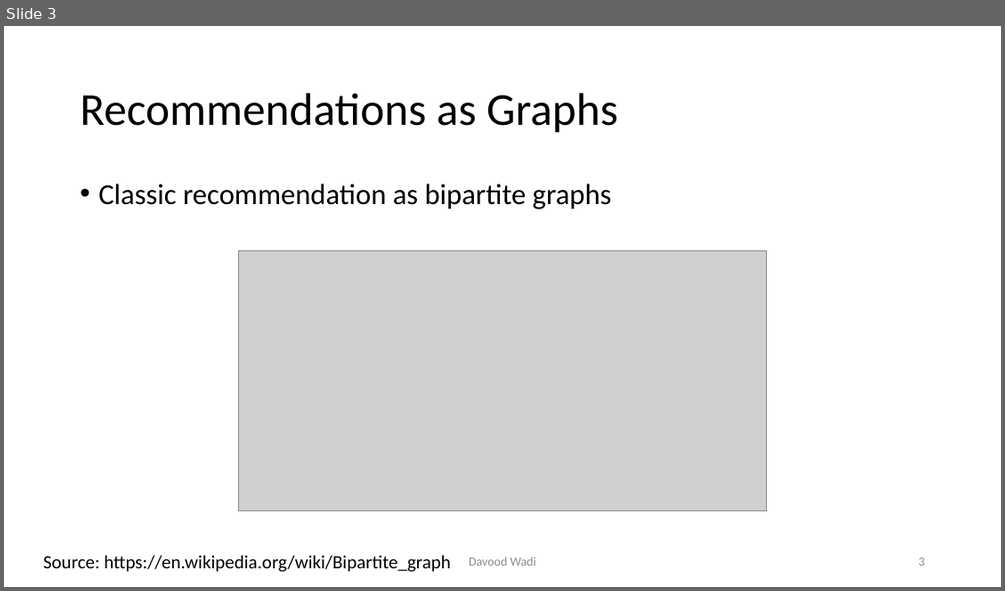
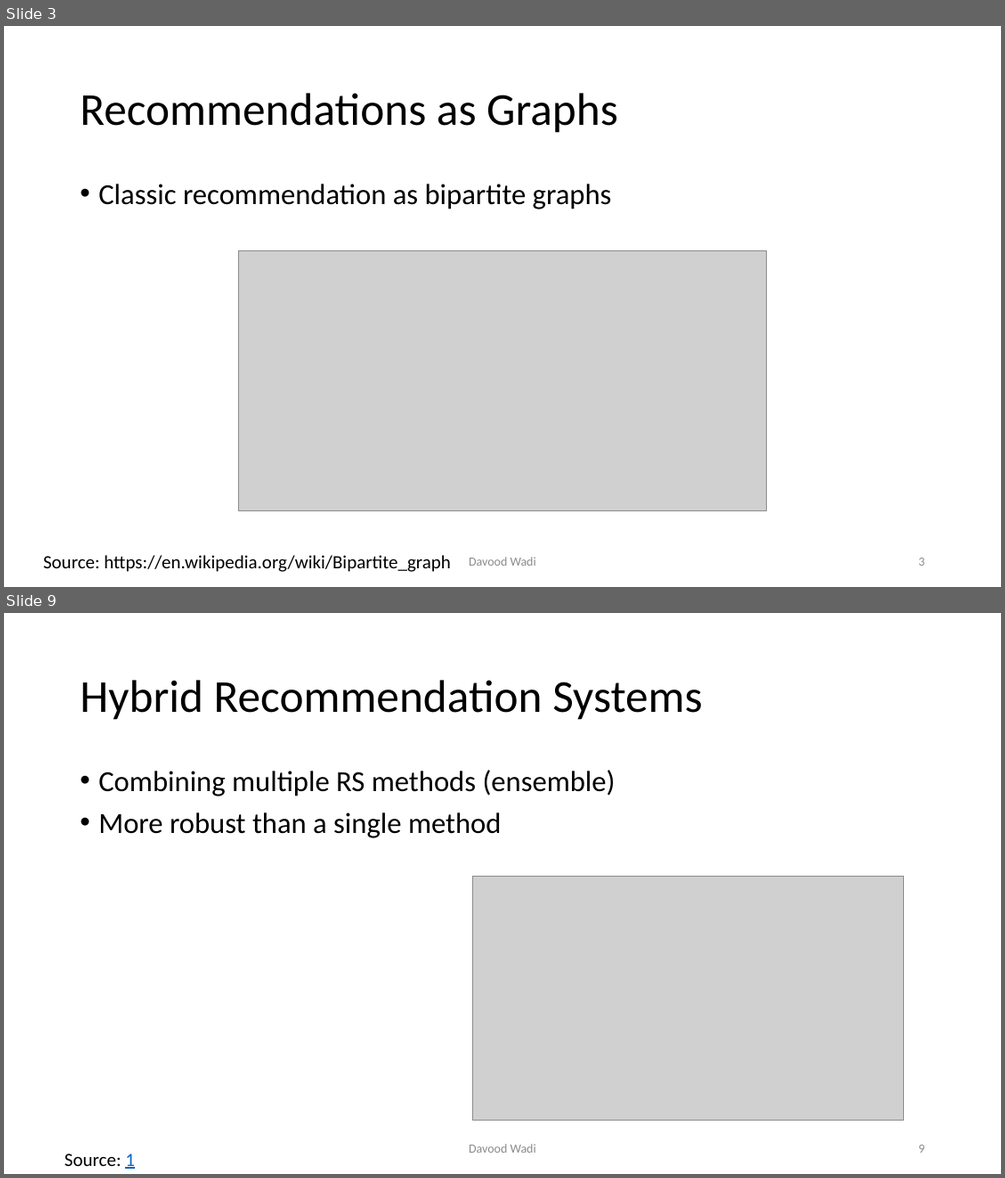
Before and after one commit to davoodwadi/davoodwadi.github.io, a slide deck: RS/RS_slides.pptx. Shown one above the other, each under a label of ours: slide 3 before the commit, slides 3 and 9 after it; the slides between them are not shown. The pictures are 1005x591 and 1005x1178 pixels, drawn with LibreOffice and Linux fonts; fonts in the diff are those of the drawing; grey boxes stand for pictures; background and template pictures are left out. Boxes give left, top, right and bottom in pixels: in the first picture for what was removed or moved away, otherwise in the second. Text is boxed around its words. In the diff, an @@ line names an element or a change of style, - is before the commit and + after.

```diff
--- a/RS/RS_slides.pptx
+++ b/RS/RS_slides.pptx
@@ slide 9 added at [4, 613, 1001, 1174], background #FFFFFF @@
@@ title added at [80, 680, 703, 720], 44 pt, text #000000 @@
+Hybrid Recommendation Systems
@@ text added at [98, 770, 615, 838], 28 pt, text #000000 @@
+• Combining multiple RS methods (ensemble)
+• More robust than a single method
@@ picture added at [472, 876, 904, 1120] @@
@@ text added at [469, 1143, 536, 1152], 12 pt, text #8C8C8C @@
+Davood Wadi
@@ page number added at [918, 1144, 924, 1152], 12 pt, text #8C8C8C @@
+9
@@ text added at [65, 1153, 135, 1168], 18 pt, text #000000 @@
+Source: 1
```
Also in this commit, not shown: 2 slides changed, 3 other slides added, 1 other file.
